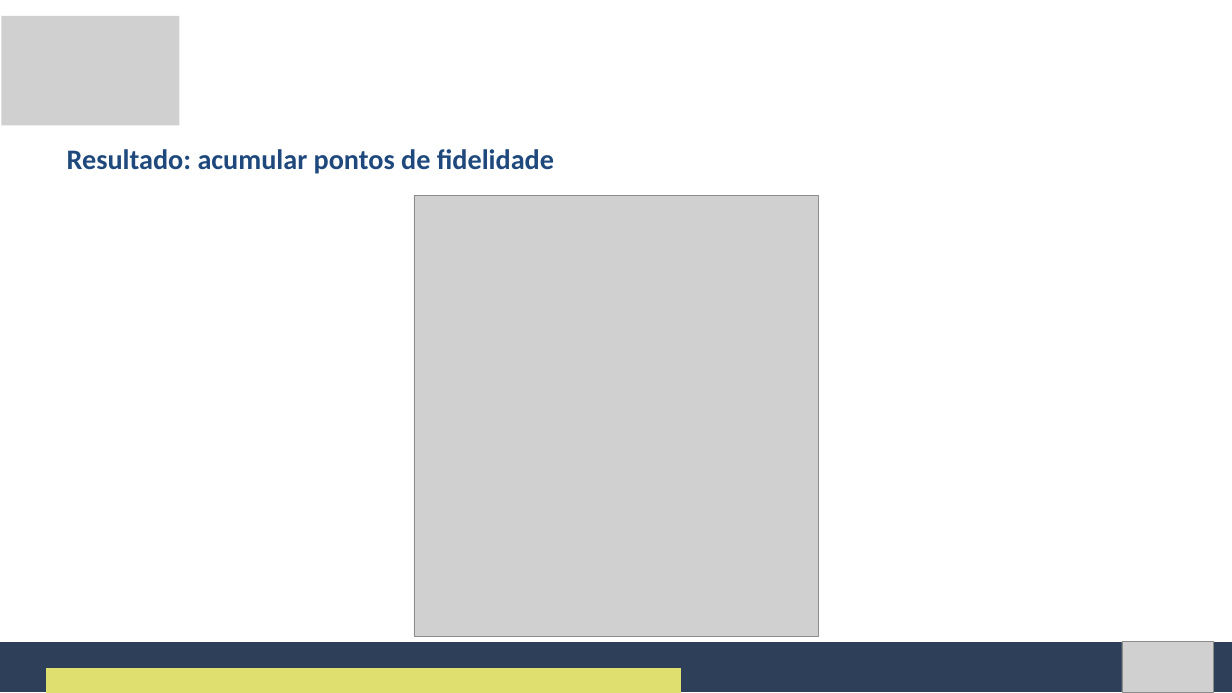
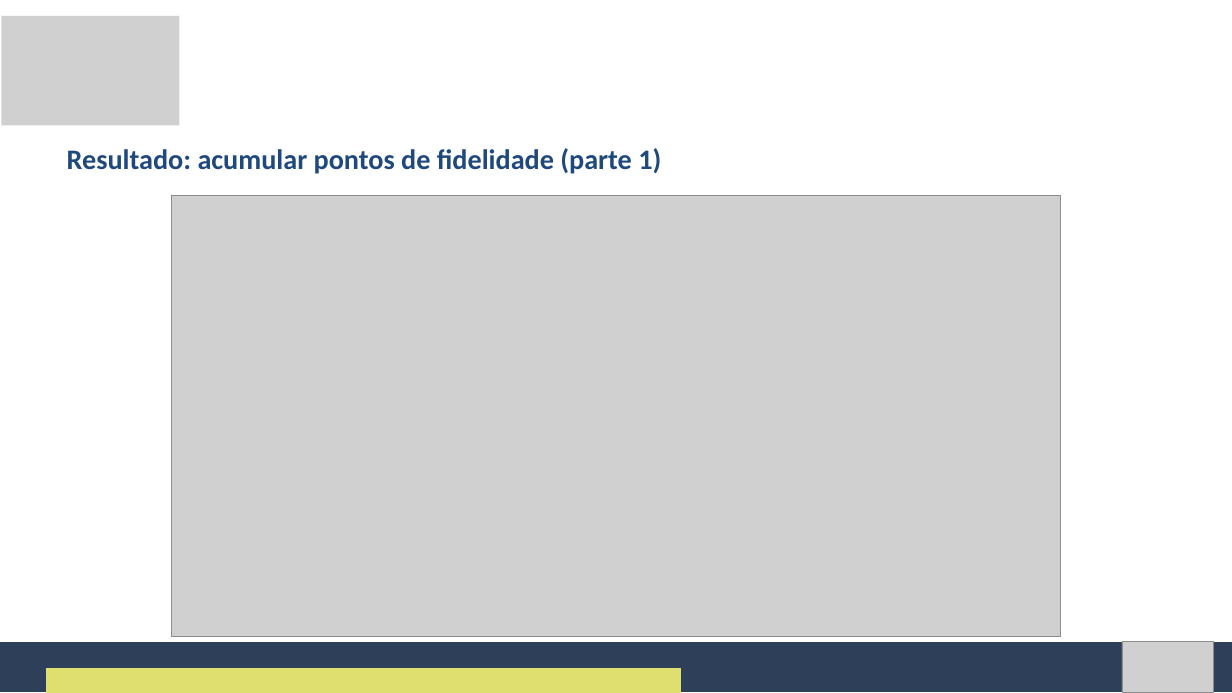
Before and after one commit to Natan20/Curso-Modelagem-De-Sistemas-Material, a slide deck: slide 69 of Aula 07 - 02-10-2026/Aula 7 - Slides.pptx (slide 59 before the commit). Drawn at 1232x693 pixels with LibreOffice and Linux fonts; fonts in the diff are those of the drawing; grey boxes stand for pictures. Boxes give left, top, right and bottom in pixels: in the first picture for what was removed or moved away, otherwise in the second. Text is boxed around its words. In the diff, an @@ line names an element or a change of style, - is before the commit and + after.

```diff
--- a/Aula 07 - 02-10-2026/Aula 7 - Slides.pptx
+++ b/Aula 07 - 02-10-2026/Aula 7 - Slides.pptx
@@ text at [67, 148, 661, 174]: text changed @@
-Resultado: acumular pontos de fidelidade
+Resultado: acumular pontos de fidelidade (parte 1)
@@ picture: place and size @@
-picture at [414, 195, 818, 636]
+picture at [171, 195, 1060, 636]
```
Also in this commit, not shown: 18 other slides changed, 15 slides added, 2 other files.
